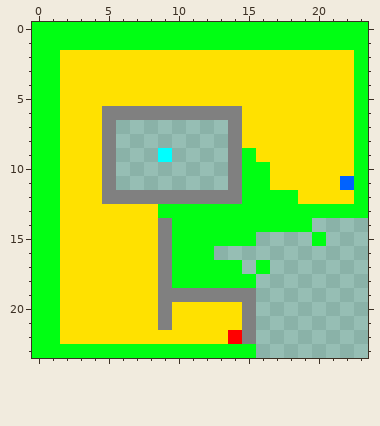
Two versions of one pixel-art sprite, src/main/resources/levels/level08.png. The first picture shows the starting point.
The file is 24x24 pixels. Colours within 5 levels of each other are drawn and written as one.
The same view after the edit:
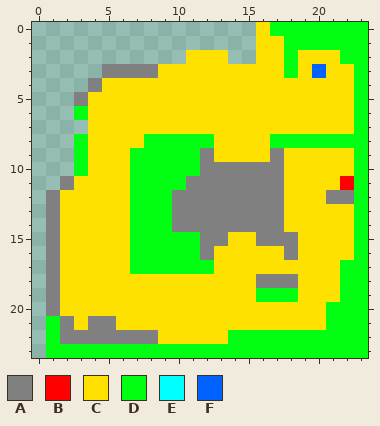
Palette (. is transparent): A #808080  B #ff0000  C #ffe100  D #00ff13  E #00ffff  F #0062ff
What changed:
Changed rows in their new state; - is an unchanged pixel.
first column x 0:
 0 ................C-------
 1 ................CC------
 2 ...........---..--D---D-
 3 .....AAAA---------D-F---
 4 ....A-------------------
 5 ...A--------------------
 6 ...D-CCCCCCCCCC---------
 7 ....-CCCCCCCCCC---------
 8 ...D-CCCDDDDDCC--DDDDDD-
 9 ...D-CCDDDDDACCC-A------
10 ...D-CCDDDDDAA-AAA------
11 ..A--CCDDDDAAA-AAA----B-
12 .A---CCDDD-----AAAC--AA-
13 .A-----DD-AAAAAAAACCCCC-
14 .A-----DDDAAAAAAAACCCCCD
15 .A-----DDD--AACCAAACCCCD
16 .A-----DDD--ACCCCCACCCCD
17 .A-----DDD---CCCCCCCCCDD
18 .A-------CCCCCCCAAACCCDD
19 .A-------CCCCCCCDDDCCCDD
20 .A-------C-----CCCCCCDDD
21 .-A-AA---C-----CCCCCCDDD
22 .-AAAAAAA-----DDDDDDDDDD
23 .---------------DDDDDDDD
Boxes around the changes in both pictures, in picture pixels (x1, y1, x2, y2):
changed: (32, 22, 368, 358)
